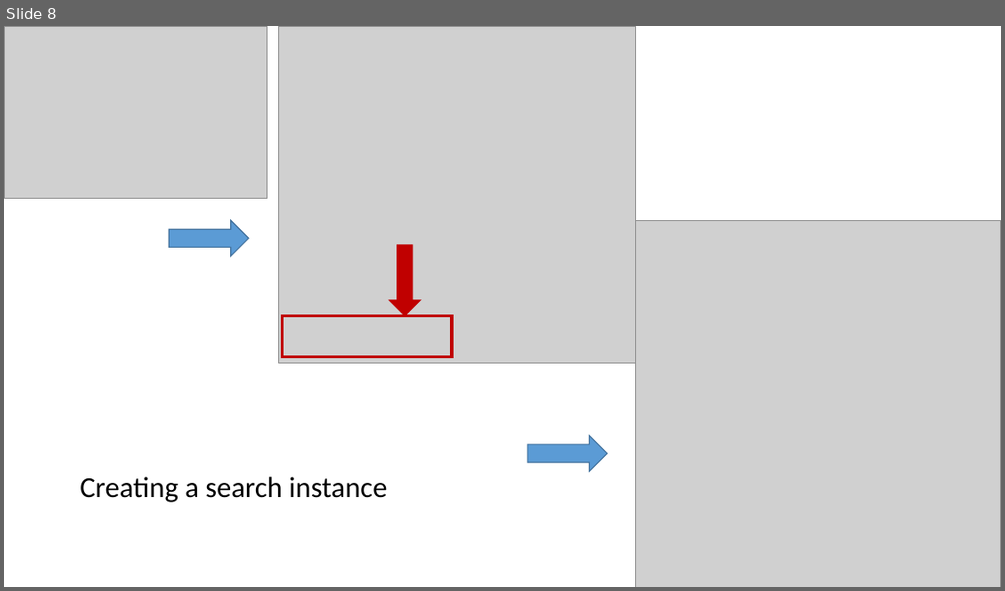
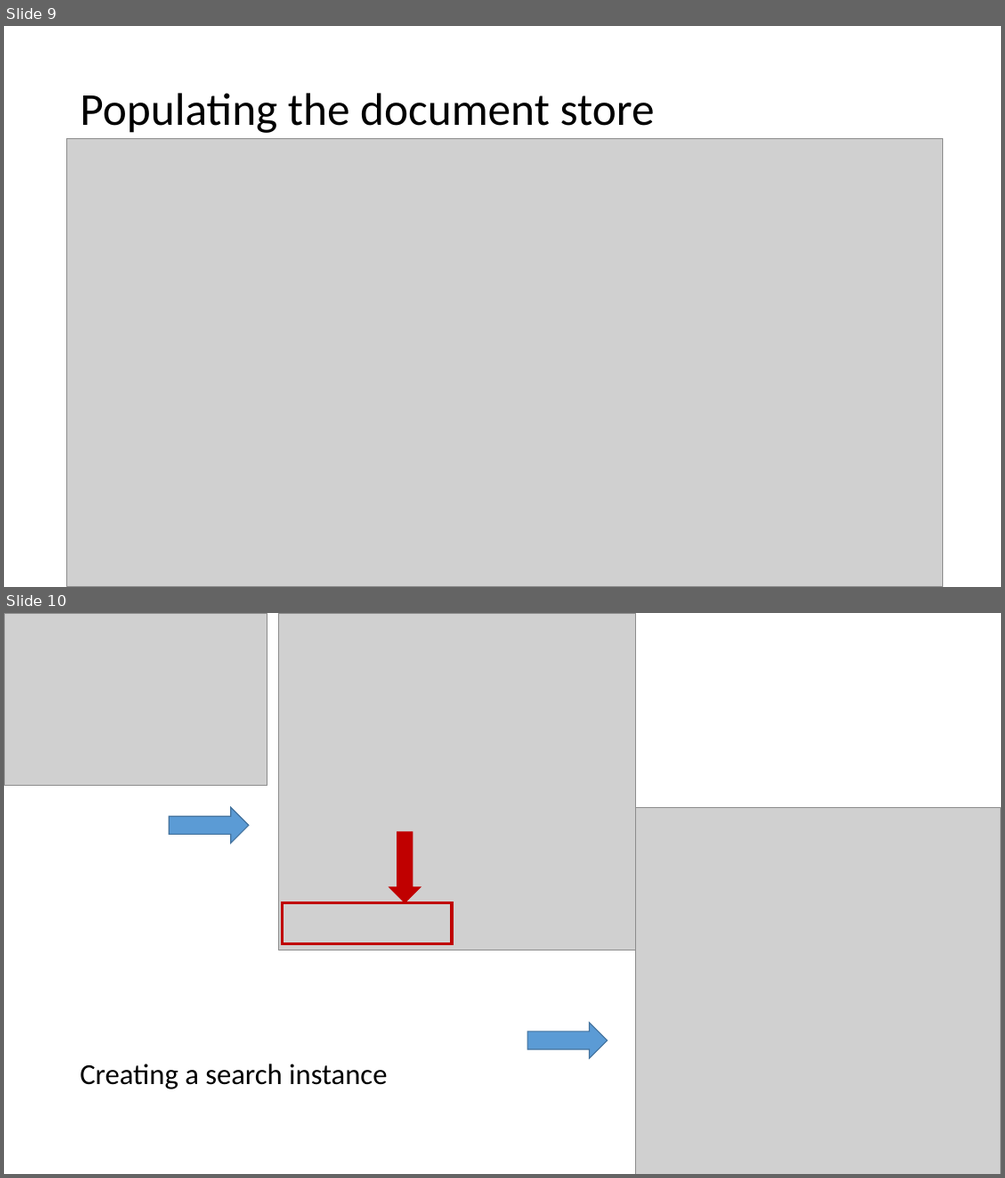
Before and after one commit to asiemer/AzureAustin-20140917, a slide deck: docs/20140917-AzureSearch-DocumentDB.pptx. Shown one above the other, each under a label of ours: slide 8 before the commit, slides 9 and 10 after it. The pictures are 1005x591 and 1005x1178 pixels, drawn with LibreOffice and Linux fonts; fonts in the diff are those of the drawing; grey boxes stand for pictures. Boxes give left, top, right and bottom in pixels: in the first picture for what was removed or moved away, otherwise in the second. Text is boxed around its words. In the diff, an @@ line names an element or a change of style, - is before the commit and + after.

```diff
--- a/docs/20140917-AzureSearch-DocumentDB.pptx
+++ b/docs/20140917-AzureSearch-DocumentDB.pptx
@@ slide 9 added at box(4, 26, 1001, 587), background #FFFFFF @@
@@ title added at box(80, 93, 655, 133), 44 pt, text #000000 @@
+Populating the document store
@@ picture added at box(67, 138, 942, 586) @@
@@ what was slide 8 is now slide 10 @@
```
Also in this commit, not shown: 1 slide changed, 1 other slide added, 3 other files.
